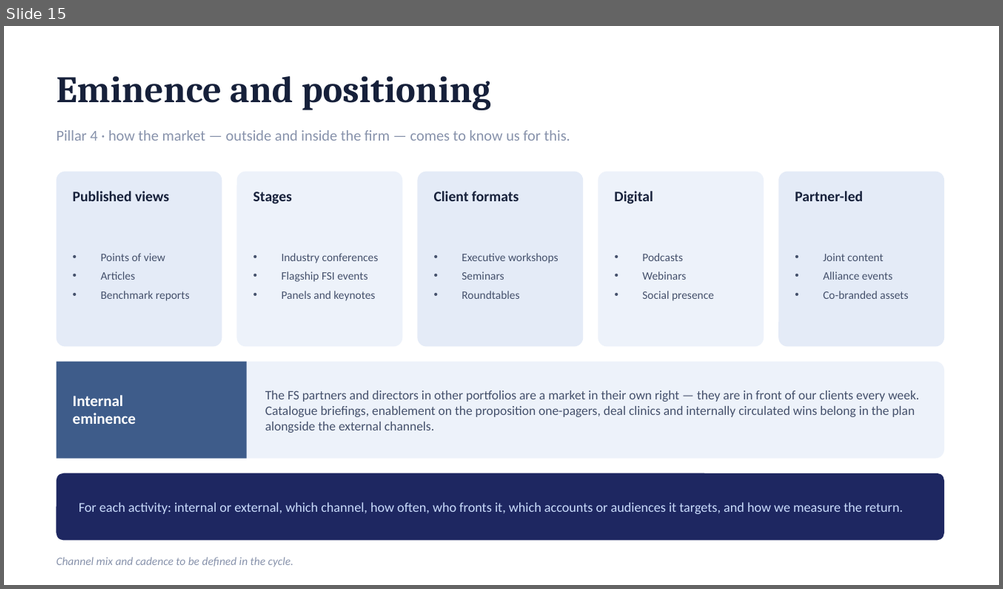
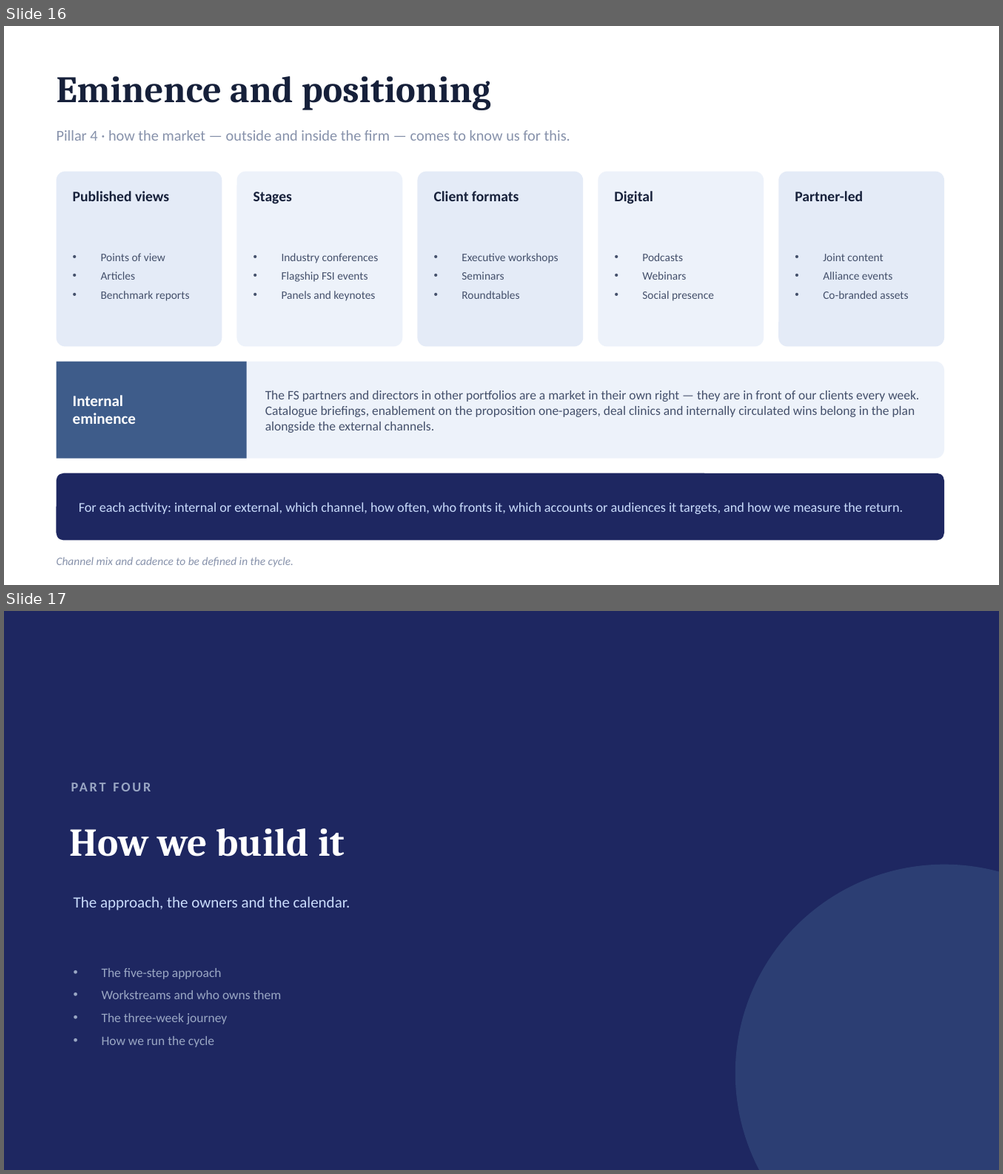
Before and after one commit to dhajjar-cyber/bae, a slide deck: FSI strategy/EAIND-FSI-Strategy-Development-Plan.pptx. Shown one above the other, each under a label of ours: slide 15 before the commit, slides 16 and 17 after it. The pictures are 1003x589 and 1003x1174 pixels, drawn with LibreOffice and Linux fonts; fonts in the diff are those of the drawing. Boxes give left, top, right and bottom in pixels: in the first picture for what was removed or moved away, otherwise in the second. Text is boxed around its words. In the diff, an @@ line names an element or a change of style, - is before the commit and + after.

```diff
--- a/FSI strategy/EAIND-FSI-Strategy-Development-Plan.pptx
+++ b/FSI strategy/EAIND-FSI-Strategy-Development-Plan.pptx
@@ slide 17 added at (4, 611, 999, 1170), background #1E2761 @@
@@ text added at (71, 772, 444, 801), 13 pt, text #9AA7C4, bold @@
+PART FOUR
@@ text added at (70, 829, 344, 857), 38 pt, text #FFFFFF, bold @@
+How we build it
@@ ellipse added at (735, 865, 999, 1170), fill #3E5C8A at 45% opacity @@
@@ text added at (74, 897, 350, 911), 15 pt, text #CADCFC @@
+The approach, the owners and the calendar.
@@ text added at (102, 968, 282, 1048), 12.5 pt, text #9AA7C4 @@
+• The five-step approach
+• Workstreams and who owns them
+• The three-week journey
+• How we run the cycle
@@ what was slide 15 is now slide 16 @@
```
Also in this commit, not shown: 4 slides changed, 6 other slides added, 1 slide removed, 2 other files.
